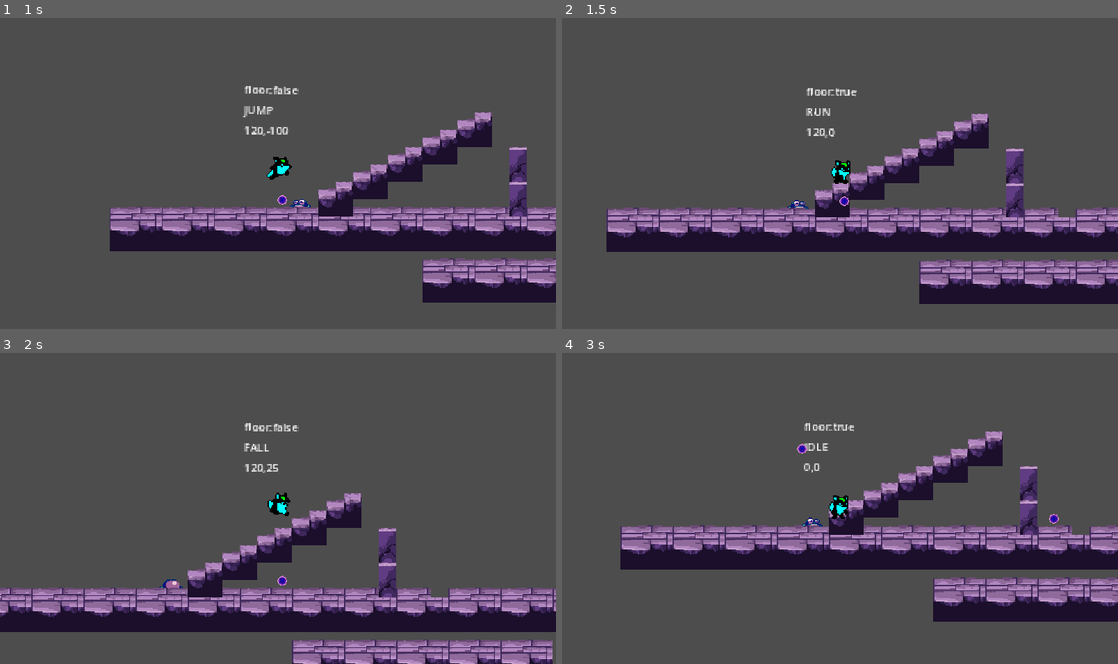
Above: before the commit, frames 1-4 (two rows, left to right).
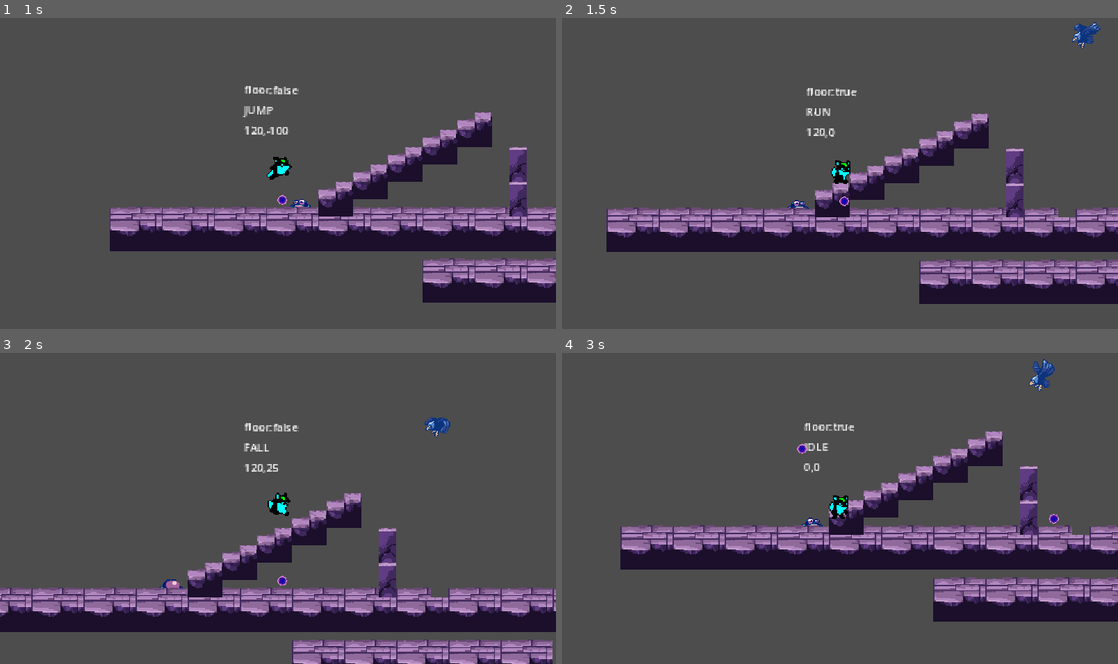
Above: after the commit, the same moments.

Repository: eugencic/PookieGame
Game: Godot game, scene res://level_base/level_base.tscn
Two runs of this game, one before a commit and one after it. Both use one fixed random seed, a clock stepped at 60 frames per second and the inputs below. The project has no main scene, so this scene is started directly.
Inputs (mouse positions are in pixels of both pictures, inside the frame that each line leads up to):
- Up to frame 1 (1 s): move the mouse to (400, 151) at 0.52 s; hold D (right) from 0.53 s (still down); click (400, 151) at 0.6 s; tap Space (jump) at 0.77 s
- Up to frame 2 (1.5 s): keep holding D (right); move the mouse to (728, 182) at 1.27 s; click (728, 182) at 1.35 s
- Up to frame 3 (2 s): keep holding D (right); tap Space (jump) at 1.52 s
- Up to frame 4 (3 s): move the mouse to (895, 430) at 2.02 s; release D (right) at 2.03 s; hold A (left) 2.03-2.78 s; click (895, 430) at 2.1 s; move the mouse to (812, 567) at 2.77 s; hold D (right) from 2.78 s (still down); click (812, 567) at 2.85 s

Frame 1 is identical in both runs. In frame 2, 0.2% of the frame differs, in the area x 91-97%, y 1-10%; in frame 3, 0.2%; in frame 4, 0.3%, in the area x 84-89%, y 2-13%.

Commit message:
add enemy shooting

Diff:
--- a/enemies/eagle/eagle.gd
+++ b/enemies/eagle/eagle.gd
@@ -3,6 +3,7 @@
 @onready var animated_sprite_2d = $AnimatedSprite2D
 @onready var player_detector = $PlayerDetector
 @onready var direction_timer = $DirectionTimer
+@onready var shooter = $Shooter
 
 const FLY_SPEED: Vector2 = Vector2(35, 15)
 
@@ -13,6 +14,14 @@
 	super._physics_process(delta)
 	velocity = _fly_direction
 	move_and_slide()
+	shoot()
+
+func shoot() -> void:
+	if player_detector.is_colliding() == true:
+		shooter.shoot(
+			global_position.direction_to(_player_ref.global_position)
+		)
+
 
 func set_and_flip() -> void:
 	var x_dir = sign(_player_ref.global_position.x - global_position.x)
--- a/enemies/eagle/eagle.tscn
+++ b/enemies/eagle/eagle.tscn
@@ -1,8 +1,9 @@
-[gd_scene load_steps=11 format=3 uid="uid://b8uohr4s8k63c"]
+[gd_scene load_steps=12 format=3 uid="uid://b8uohr4s8k63c"]
 
 [ext_resource type="PackedScene" uid="uid://swbapeehbuj5" path="res://enemies/enemy_base/enemy_base.tscn" id="1_xy70f"]
 [ext_resource type="Script" path="res://enemies/eagle/eagle.gd" id="2_db58k"]
 [ext_resource type="Texture2D" uid="uid://dkw0l7uttoti7" path="res://assets/enemies/eagle/eagle.png" id="2_ri3pg"]
+[ext_resource type="PackedScene" uid="uid://cgp85qdwtr6nm" path="res://shooter/shooter.tscn" id="4_dyyc3"]
 
 [sub_resource type="AtlasTexture" id="AtlasTexture_6h7bn"]
 atlas = ExtResource("2_ri3pg")
@@ -60,6 +61,9 @@
 
 [node name="PlayerDetector" type="RayCast2D" parent="." index="3"]
 target_position = Vector2(0, 200)
+collision_mask = 2
+collide_with_areas = true
+collide_with_bodies = false
 
 [node name="DirectionTimer" type="Timer" parent="." index="4"]
 wait_time = 3.0
@@ -67,4 +71,10 @@
 [node name="CollisionShape2D" type="CollisionShape2D" parent="HitBox" index="0"]
 shape = SubResource("CircleShape2D_x2ktk")
 
+[node name="Shooter" parent="." index="6" instance=ExtResource("4_dyyc3")]
+speed = 80.0
+life_span = 20.0
+bullet_key = 1
+shoot_delay = 2.0
+
 [connection signal="timeout" from="DirectionTimer" to="." method="_on_direction_timer_timeout"]
--- a/level_base/level_base.tscn
+++ b/level_base/level_base.tscn
@@ -6,6 +6,7 @@
 [ext_resource type="Texture2D" uid="uid://dco3uo67q3ej6" path="res://assets/tiles/Terrain-2.png" id="2_v6yxk"]
 [ext_resource type="PackedScene" uid="uid://bogrhuk7xox7l" path="res://player/player.tscn" id="3_manxk"]
 [ext_resource type="Texture2D" uid="uid://gy6xg3r6jt08" path="res://assets/tiles/ChurchTileset.png" id="4_kkgir"]
+[ext_resource type="PackedScene" uid="uid://b8uohr4s8k63c" path="res://enemies/eagle/eagle.tscn" id="8_c35sb"]
 [ext_resource type="PackedScene" uid="uid://bf123tyld22sd" path="res://enemies/frog/frog.tscn" id="8_r631y"]
 
 [sub_resource type="TileSetAtlasSource" id="TileSetAtlasSource_s2vlm"]
@@ -1035,3 +1036,6 @@
 
 [node name="Player" parent="." instance=ExtResource("3_manxk")]
 position = Vector2(84, 137)
+
+[node name="Eagle" parent="." instance=ExtResource("8_c35sb")]
+position = Vector2(431, -2)
--- a/player/player.tscn
+++ b/player/player.tscn
@@ -151,7 +151,7 @@
 [node name="SoundPlayer" type="AudioStreamPlayer2D" parent="."]
 
 [node name="HitBox" type="Area2D" parent="."]
-collision_layer = 0
+collision_layer = 2
 collision_mask = 4
 
 [node name="CollisionShape2D" type="CollisionShape2D" parent="HitBox"]
Not shown: 1 places in level_base/level_base.tscn that only renumber resources
